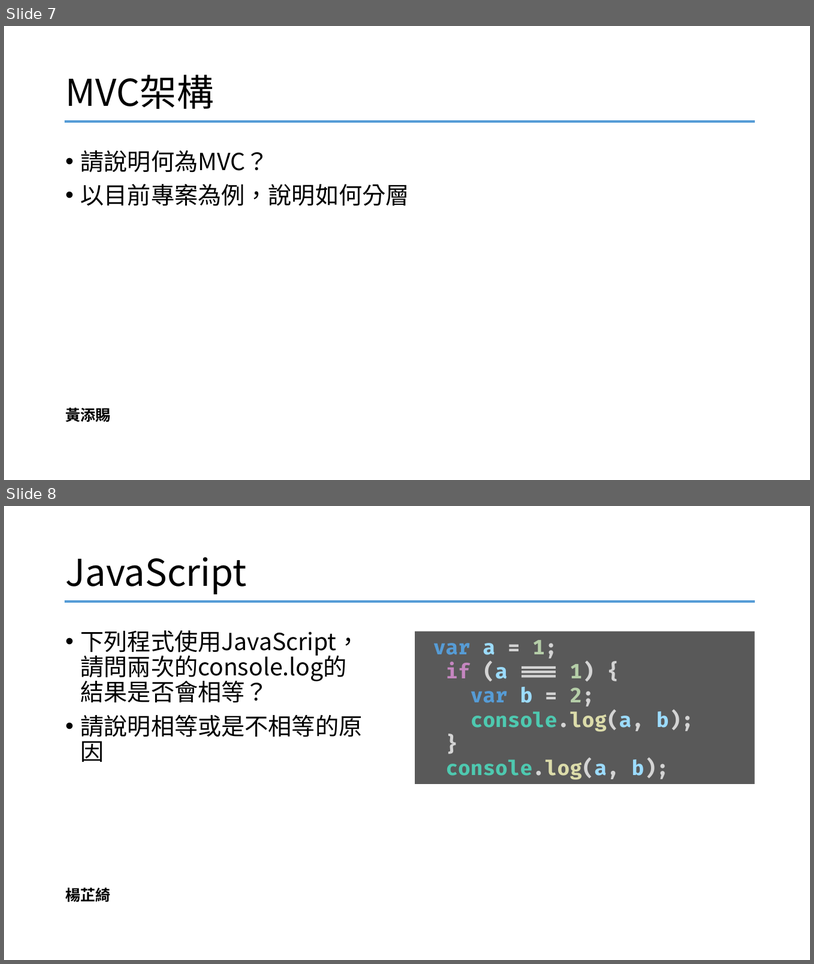
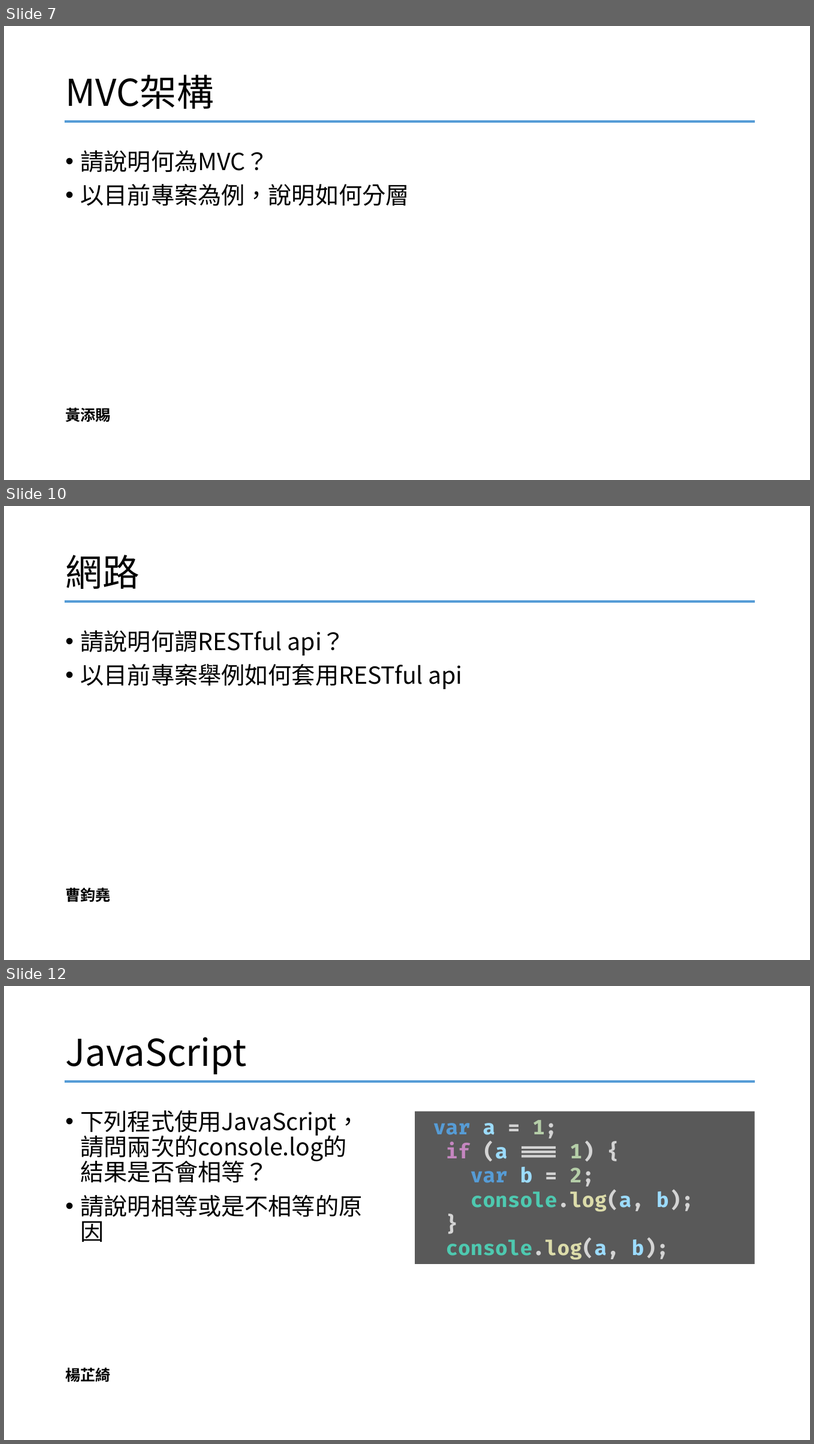
Before and after one commit to YangChihchi/Presentation_Questions, a slide deck: 測驗題.pptx. Shown one above the other, each under a label of ours: slides 7 and 8 before the commit, slides 7, 10 and 12 after it; the slides between them are not shown. The pictures are 814x964 and 814x1444 pixels, drawn with LibreOffice and Linux fonts; fonts in the diff are those of the drawing. Boxes give left, top, right and bottom in pixels: in the first picture for what was removed or moved away, otherwise in the second. Text is boxed around its words. In the diff, an @@ line names an element or a change of style, - is before the commit and + after.

```diff
--- a/測驗題.pptx
+++ b/測驗題.pptx
@@ slide 10 added at (4,506,810,960), background #FFFFFF @@
@@ title added at (65,555,139,589), 44 pt, text #000000 @@
+網路
@@ line added from (65, 601) to (755, 601), #569CD6 2.25 pt @@
@@ text added at (81,630,463,689), 28 pt, text #000000 @@
+• 請說明何謂RESTful api？
+• 以目前專案舉例如何套用RESTful api
@@ text added at (65,887,111,901), 18 pt, text #000000, bold @@
+曹鈞堯
@@ what was slide 8 is now slide 12 @@
```
Also in this commit, not shown: 3 other slides added.
